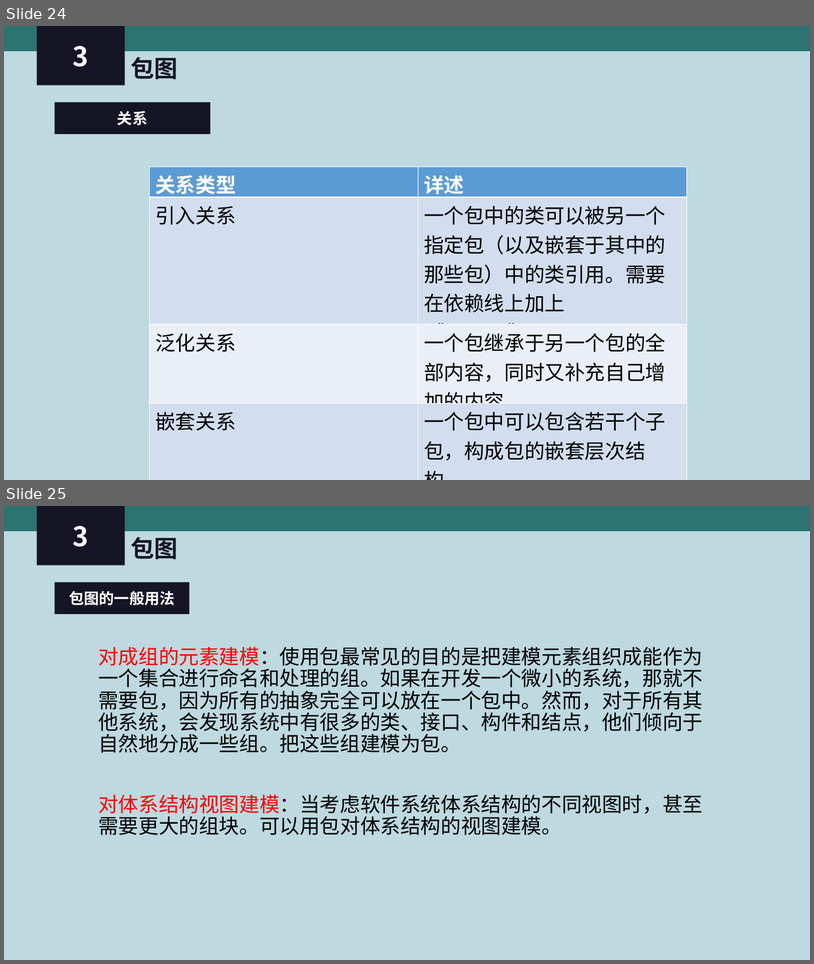
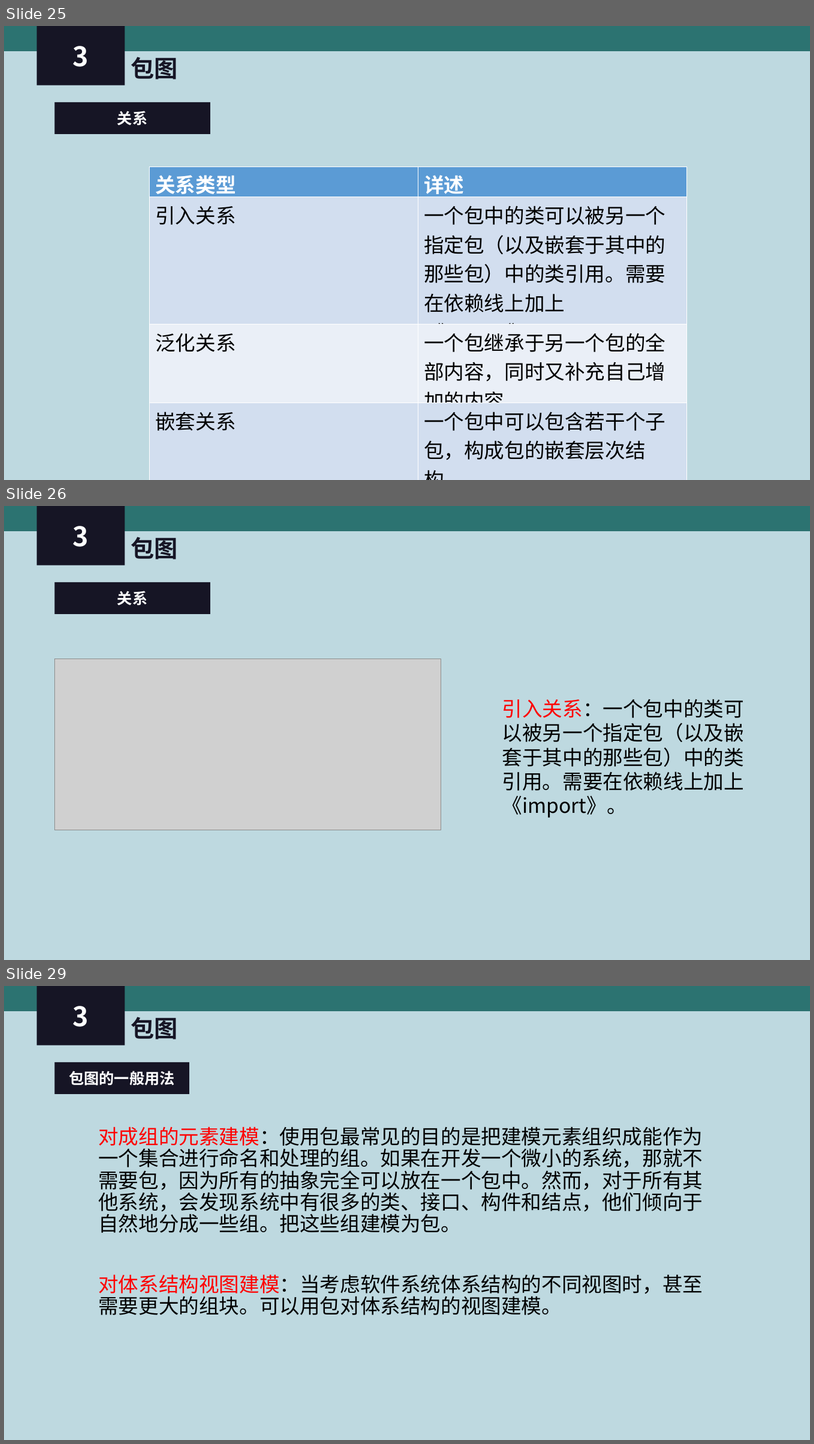
Before and after one commit to PRD-2018-G04/PRD-2018-G04, a slide deck: G04项目组/受控文档/翻转课堂PPT/PRD2018-G04-UML 基础Ⅲ.ppt. Shown one above the other, each under a label of ours: slides 24 and 25 before the commit, slides 25, 26 and 29 after it; the slides between them are not shown. The pictures are 814x964 and 814x1444 pixels, drawn with LibreOffice and Linux fonts; fonts in the diff are those of the drawing; grey boxes stand for pictures. Boxes give left, top, right and bottom in pixels: in the first picture for what was removed or moved away, otherwise in the second. Text is boxed around its words. In the diff, an @@ line names an element or a change of style, - is before the commit and + after.

```diff
--- a/G04项目组/受控文档/翻转课堂PPT/PRD2018-G04-UML 基础Ⅲ.ppt
+++ b/G04项目组/受控文档/翻转课堂PPT/PRD2018-G04-UML 基础Ⅲ.ppt
@@ slide 26 added at bbox=[4, 506, 810, 960], background #BED9E0 @@
@@ rectangle added at bbox=[4, 506, 810, 531], fill #2C7371 @@
@@ rectangle added at bbox=[36, 506, 125, 565], fill #161525, 32 pt, text #FFFFFF, bold @@
+3
@@ text added at bbox=[131, 537, 177, 559], 28 pt, text #161525, bold @@
+包图
@@ rectangle added at bbox=[55, 582, 211, 614], fill #161525, 18 pt, text #FFFFFF, bold @@
+关系
@@ picture added at bbox=[55, 658, 441, 829] @@
@@ text added at bbox=[503, 699, 744, 817], 24 pt, text #000000 @@
+引入关系：一个包中的类可以被另一个指定包（以及嵌套于其中的那些包）中的类引用。需要在依赖线上加上《import》。
@@ what was slide 24 is now slide 25 @@
@@ what was slide 25 is now slide 29 @@
```
Also in this commit, not shown: 15 slides changed, 4 other slides added.
